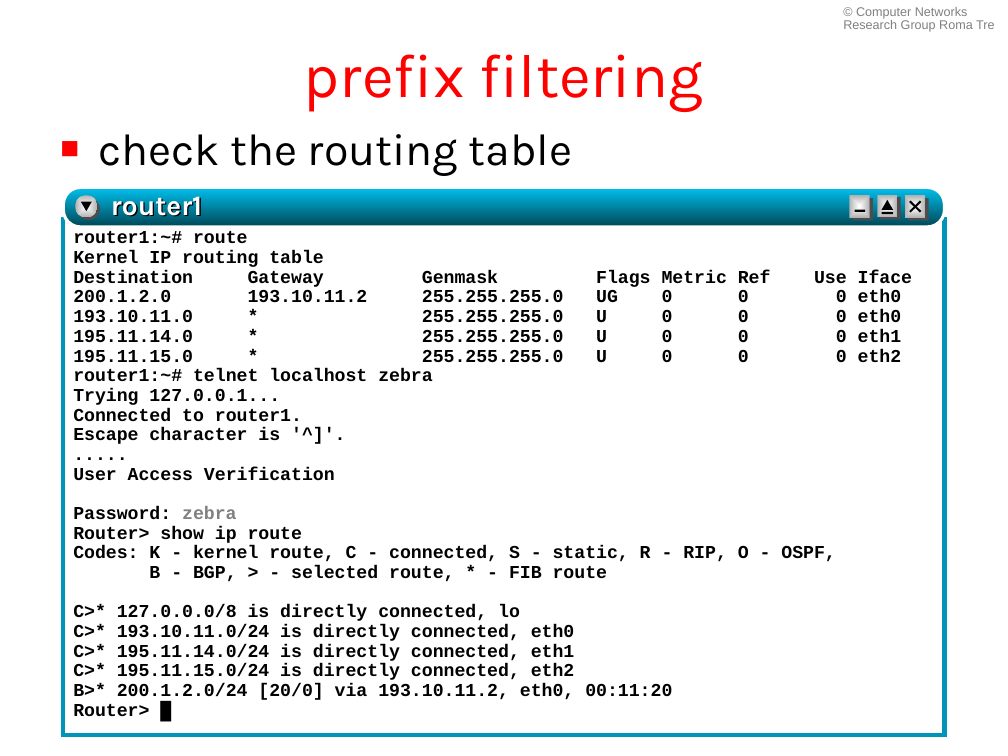
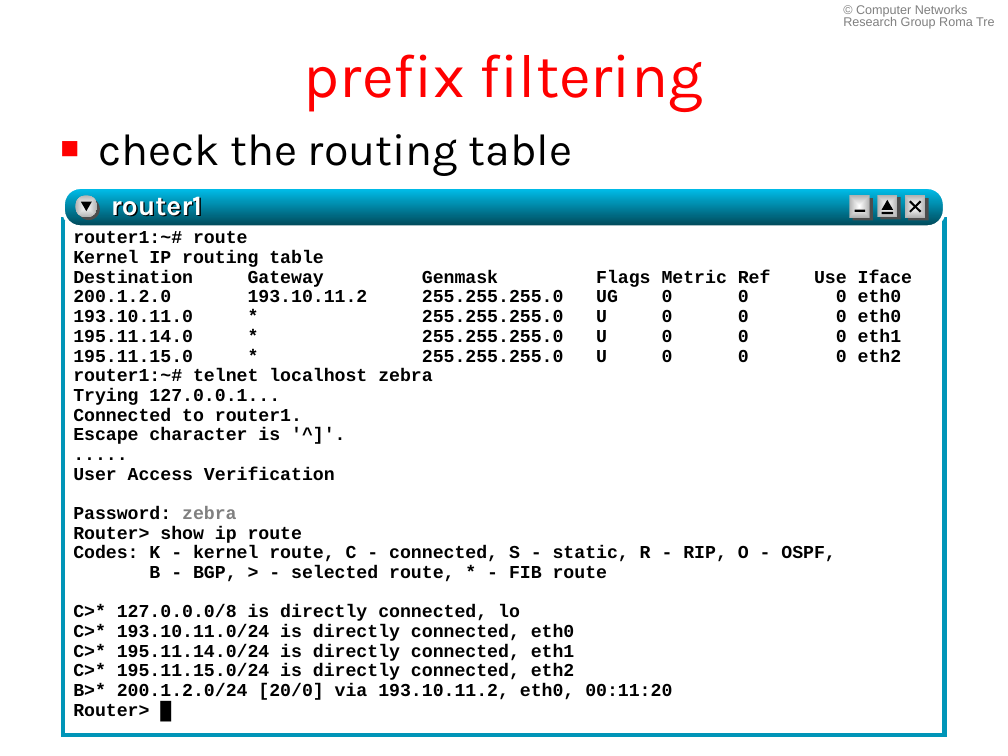
Before and after one commit to KatharaFramework/Kathara-Labs, a slide deck: slide 22 of Interdomain Routing/BGP Prefix Filtering/023-kathara-lab_bgp-prefix-filtering.ppt. Drawn at 1008x756 pixels with LibreOffice and Linux fonts; fonts in the diff are those of the drawing. Boxes give left, top, right and bottom in pixels: in the first picture for what was removed or moved away, otherwise in the second. Text is boxed around its words. In the diff, an @@ line names an element or a change of style, - is before the commit and + after.

```diff
--- a/Interdomain Routing/BGP Prefix Filtering/023-kathara-lab_bgp-prefix-filtering.ppt
+++ b/Interdomain Routing/BGP Prefix Filtering/023-kathara-lab_bgp-prefix-filtering.ppt
@@ text "© Computer Networks Research Group ..." at (843, 5, 994, 29): line spacing 0.9 to 0.8 @@
```
Also in this commit, not shown: 1 other slide changed, 10 other files.
